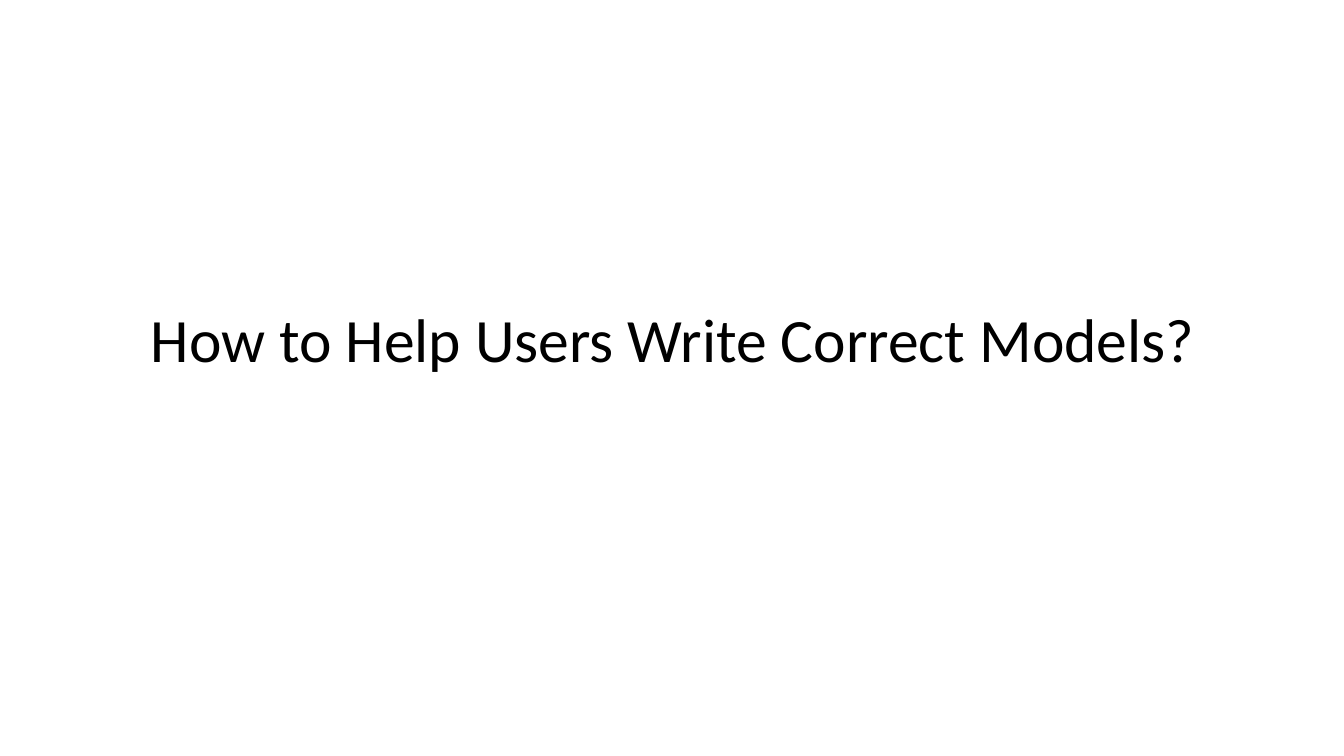
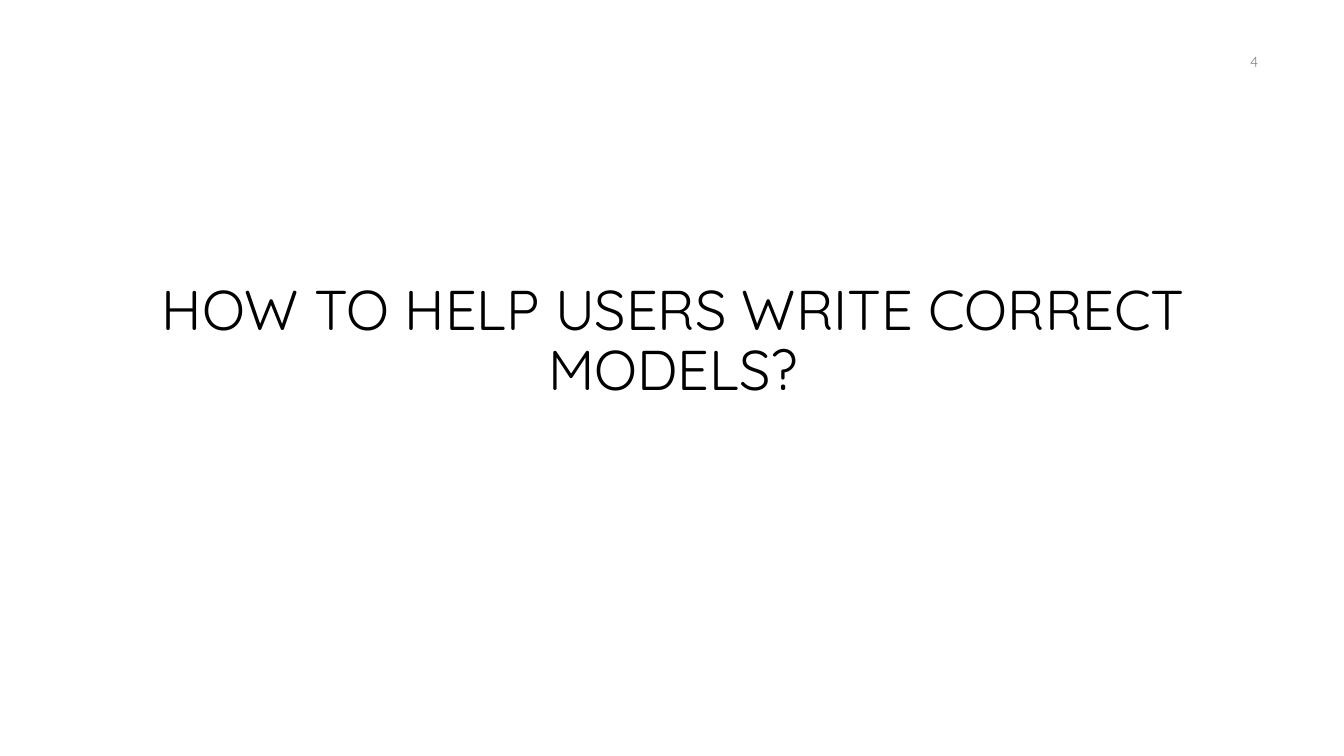
Before and after one commit to ross2jd/ECE654_Project, a slide deck: slide 4 of Presentation.pptx. Drawn at 1344x756 pixels with LibreOffice and Linux fonts; fonts in the diff are those of the drawing; background and template pictures are left out. Boxes give left, top, right and bottom in pixels: in the first picture for what was removed or moved away, otherwise in the second. Text is boxed around its words. In the diff, an @@ line names an element or a change of style, - is before the commit and + after.

```diff
--- a/Presentation.pptx
+++ b/Presentation.pptx
@@ page number added at (1250,57,1258,67), 10.5 pt, text #8C8C8C @@
+4
@@ title at (162,290,1184,391): text changed; size 44 to 40 pt; font Calibri to Quicksand @@
-How to Help Users Write Correct Models?
+HOW TO HELP USERS WRITE CORRECT MODELS?
```
Also in this commit, not shown: 16 other slides changed, 2 slides added, 1 slide removed, 5 other files.
